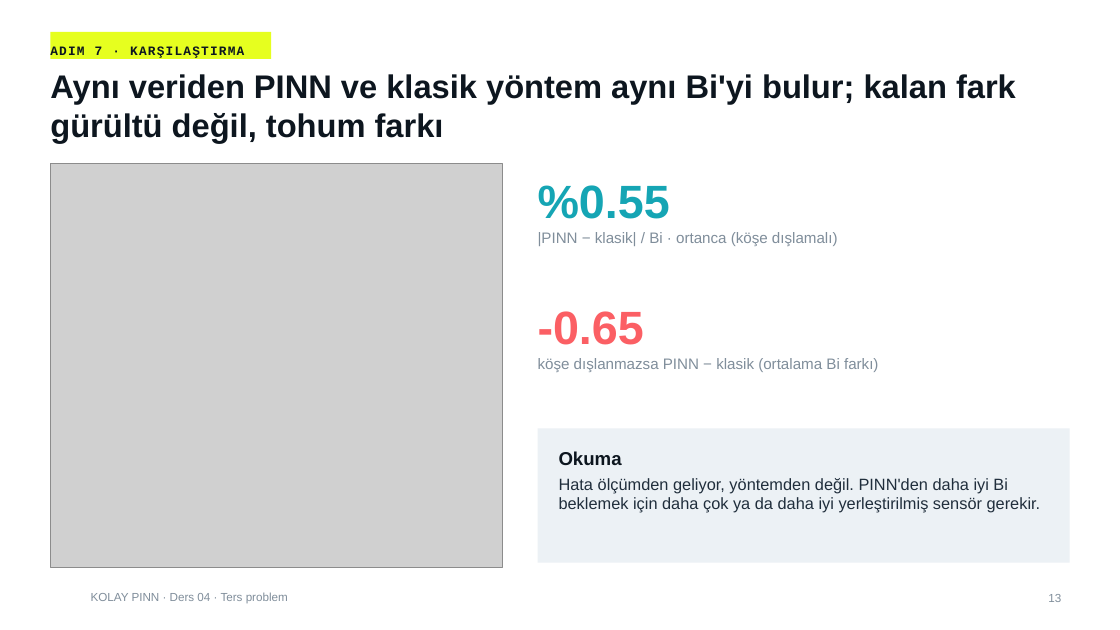
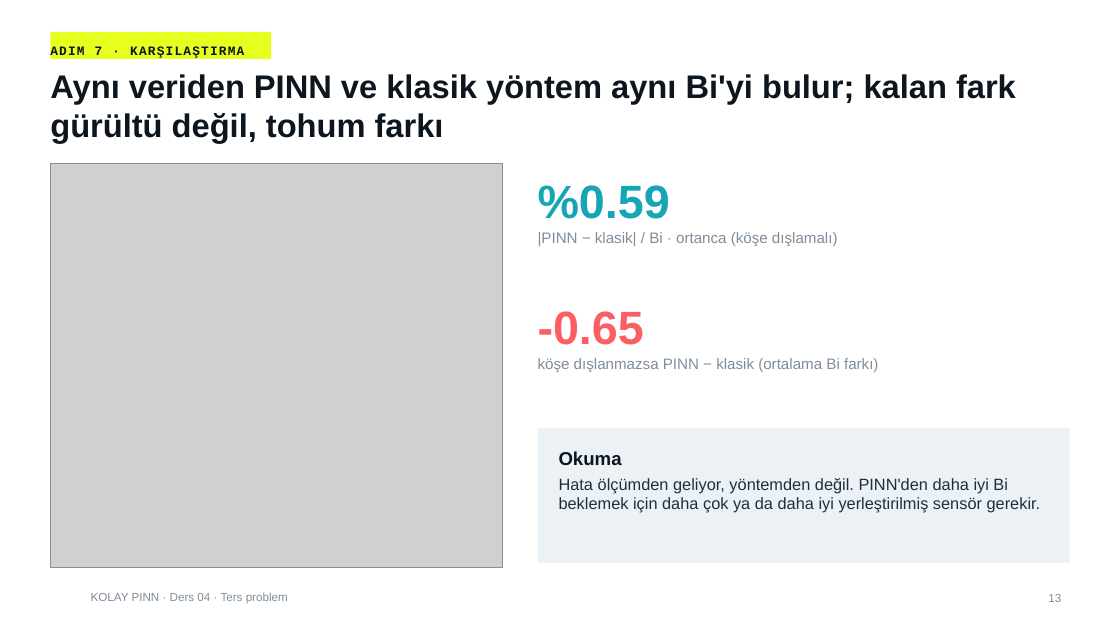
Before and after one commit to mikbalarikan/Kolay-pinn, a slide deck: slide 13 of cases/01-2d-heat-conduction/lecture/ders04/ders04_ters_problem.pptx. Drawn at 1120x630 pixels with LibreOffice and Linux fonts; fonts in the diff are those of the drawing; grey boxes stand for pictures; background and template pictures are left out. Boxes give left, top, right and bottom in pixels: in the first picture for what was removed or moved away, otherwise in the second. Text is boxed around its words. In the diff, an @@ line names an element or a change of style, - is before the commit and + after.

```diff
--- a/cases/01-2d-heat-conduction/lecture/ders04/ders04_ters_problem.pptx
+++ b/cases/01-2d-heat-conduction/lecture/ders04/ders04_ters_problem.pptx
@@ text at bbox=[538, 185, 670, 219]: text changed @@
-%0.55
+%0.59
```
Also in this commit, not shown: 4 other slides changed, 58 other files.
